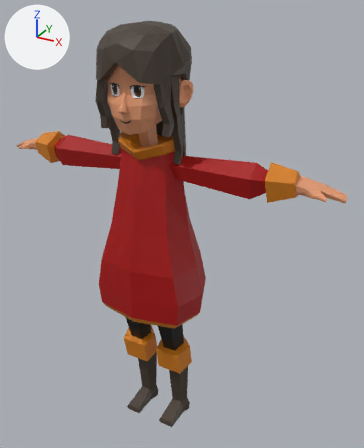
Renders of the Blender file Assets/Blender/Inaara/inaara.blend from each side of a commit.
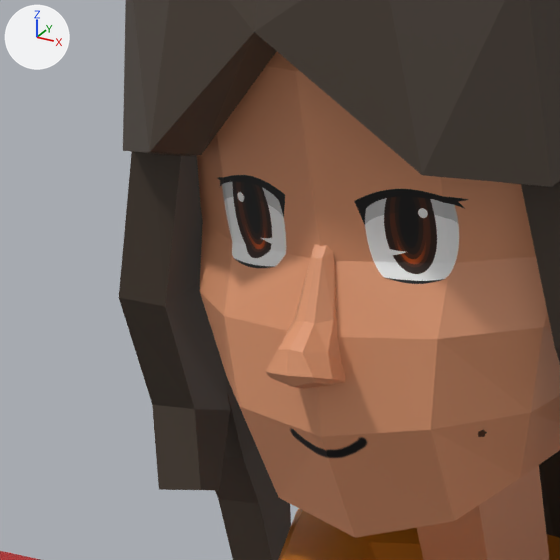
There are two pictures of each version: one whole from a 50 mm camera at (2.77, -4.35, 4.93) aimed at (0.25, 0.24, 2.64), one close up on the part from 22% to 44% of the width and 13% to 31% of the height. Lighting does not change. The marker at upper left points along +X, +Y and +Z.

The first close-up shows 'Body', 'Hair', 'Head', 'Neck', 'Nose'.
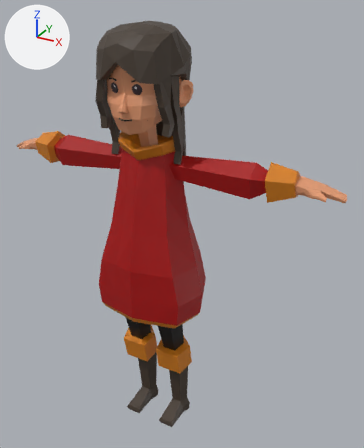
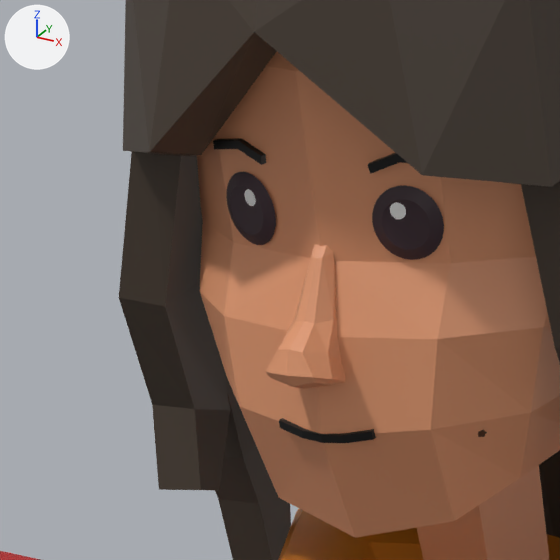
Boxes [x1, y1, x2, y2] around the edits, measured in the close-ups (560 x 560 px):
'Eyes', added: after [226, 172, 444, 260]
    faces in mat_grey (brown #3e2a33): [226, 172, 444, 260]
    faces in mat_white (white #ffffff): [244, 189, 406, 219]
'Eyebrowns', added (black): after [213, 139, 407, 174]
'Mouth', added (black): after [279, 418, 376, 443]
part 1 of me_cube_002, built on: [240, 407, 454, 538] in both
part 2 of me_cube_002, recoloured (grey to brown): [210, 131, 470, 434] in both

The change in detail:
Material 'grey' (mat_grey) is new.
Its base color is (0.0482, 0.0232, 0.0331) (brown #3e2a33).
Material 'white' (mat_white) is new.
Its base color is (1.0, 1.0, 1.0) (white #ffffff).
me_cube_002 is used by ob_head; location (0.0, 0.0, 4.15); scale (0.372, 0.372, 0.372).
Verts and faces of me_cube_002; kept vertices keep their numbers, new ones are numbered from 66.
Before the commit, vertices of me_cube_002: 22 (0.0, -0.98, -1.06) at pixel (355, 537), 34 (0.0, -1.17, -0.64) at pixel (320, 436), 64 (0.4, -0.9, -0.96) at pixel (454, 521), 65 (0.42, -1.08, -0.59) at pixel (430, 429).
me_cube_002 had 66 vertices, 56 faces and spanned x 0.0..1.01, y -1.22..1.0, z -1.06..1.35.
me_cube_002 now has 70 vertices, 60 faces and spans x 0.0..1.01, y -1.22..1.0, z -1.06..1.35.
Part 1, on me_cube_002:
Faces deleted: (22, 64, 65, 34).
New vertices 66 to 69 stand at vertices 22, 34, 64, 65, in that order, plus (0.0, 0.0, 0.0).
New faces: (34, 67, 69, 65), (66, 68, 69, 67), (64, 65, 69, 68), (22, 64, 68, 66), (22, 66, 67, 34).
me_cube_002 part 2: 55 faces spanning x 0.0..1.01, y -1.22..1.0, z -1.06..1.35 switch from mat_eyes (picture img_face_png) to mat_skin (orange #e79d73).
Mesh me_cube_005 is new.
It has 12 vertices, 10 faces and spans x 0.0..8.71, y -1.07..2.71, z 1.19..3.99.
It uses material mat_black (picture img_black__000000_png).
Mesh me_cube_006 is new.
It has 12 vertices, 10 faces and spans x -1.56..8.71, y -1.77..2.71, z 0.37..4.0.
It uses material mat_black (picture img_black__000000_png).
Mesh me_cylinder_004 is new.
It has 160 vertices, 129 faces and spans x 0.0785..0.1749, y -0.4111..-0.3793, z 4.1509..4.2491.
Faces by material slot: [1, 128].
It uses material mat_white (white #ffffff).
It uses material mat_grey (brown #3e2a33).
Object 'Mouth' (ob_mouth) is new; it shows me_cube_005.
Its location is (0.002, -0.421, 3.897).
Its rotation in degrees is (25, 0, 0).
Its scale is (0.00885, 0.00854, 0.00725).
It gains a MIRROR modifier named 'Mirror'.
Modifier setting: use_clip = True.
Object 'Eyebrowns' (ob_eyebrowns) is new; it shows me_cube_006.
Its location is (0.155, -0.395, 4.301).
Its rotation in degrees is (183, 6.9, -156).
Its scale is (0.00885, 0.00854, 0.00725).
It gains a MIRROR modifier named 'Mirror'.
Modifier setting: use_clip = True.
Modifier setting: mirror_object = ob_head.
Object 'Eyes' (ob_eyes) is new; it shows me_cylinder_004.
Its location is (0.0, 0.0, 0.0).
It gains a MIRROR modifier named 'Mirror'.
Modifier setting: mirror_object = ob_head.
